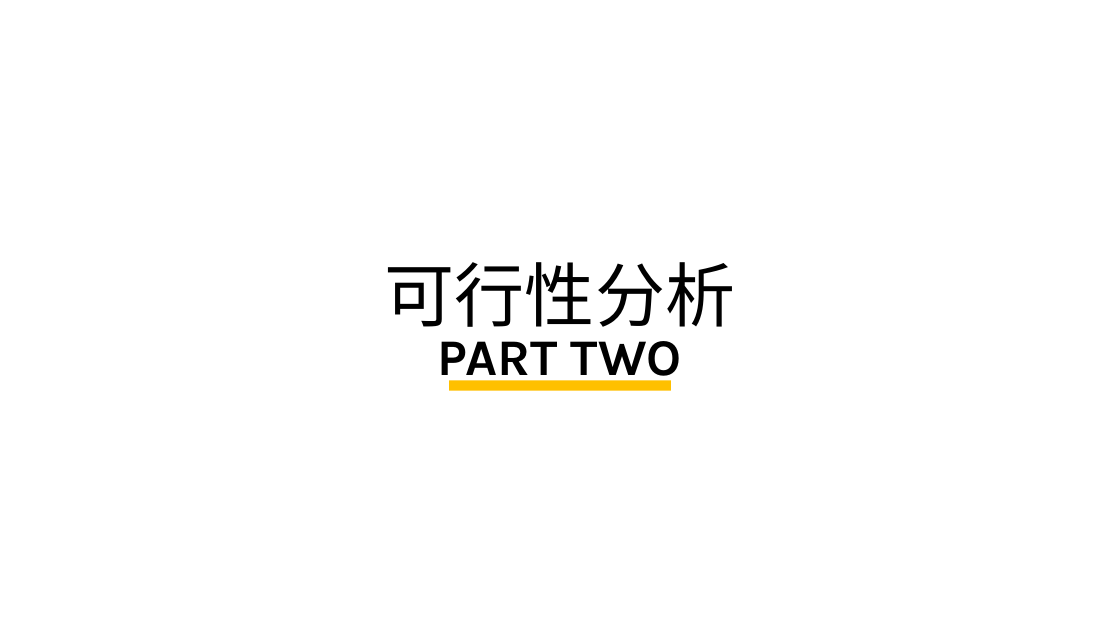
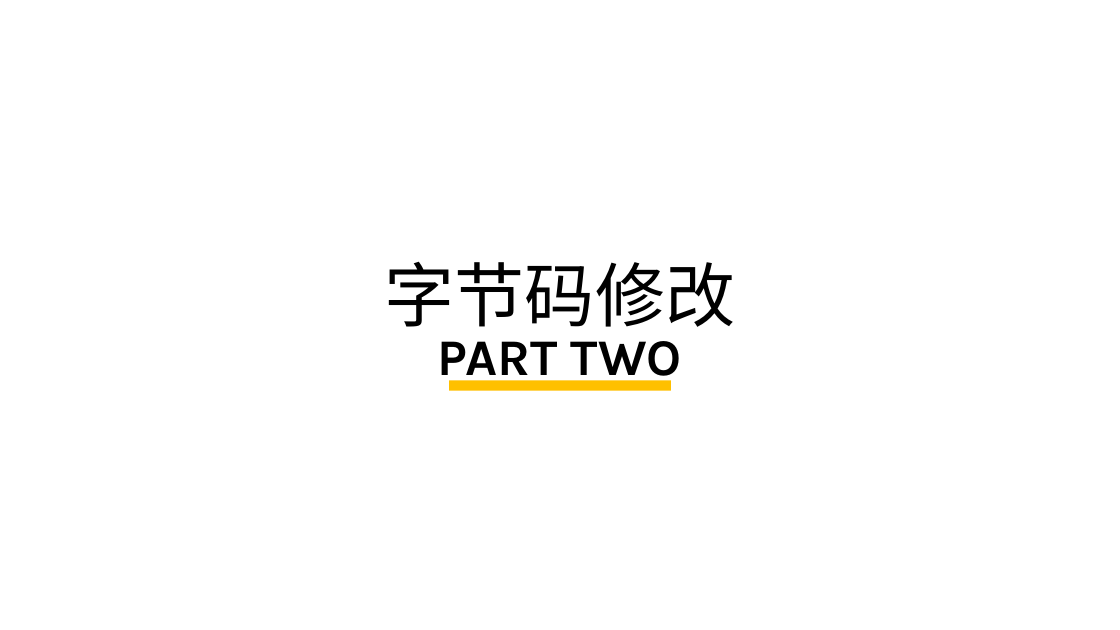
Before and after one commit to xiaofan0408/notes, a slide deck: slide 13 of bytecode/bytecode.pptx (slide 12 before the commit). Drawn at 1120x630 pixels with LibreOffice and Linux fonts; fonts in the diff are those of the drawing; background and template pictures are left out. Boxes give left, top, right and bottom in pixels: in the first picture for what was removed or moved away, otherwise in the second. Text is boxed around its words. In the diff, an @@ line names an element or a change of style, - is before the commit and + after.

Commit message:
update:  修改ppt

```diff
--- a/bytecode/bytecode.pptx
+++ b/bytecode/bytecode.pptx
@@ text at box(385, 261, 735, 327): text changed @@
-可行性分析
+字节码修改
```
Also in this commit, not shown: 2 other slides changed, 3 slides added, 1 slide removed, 1 other file.
